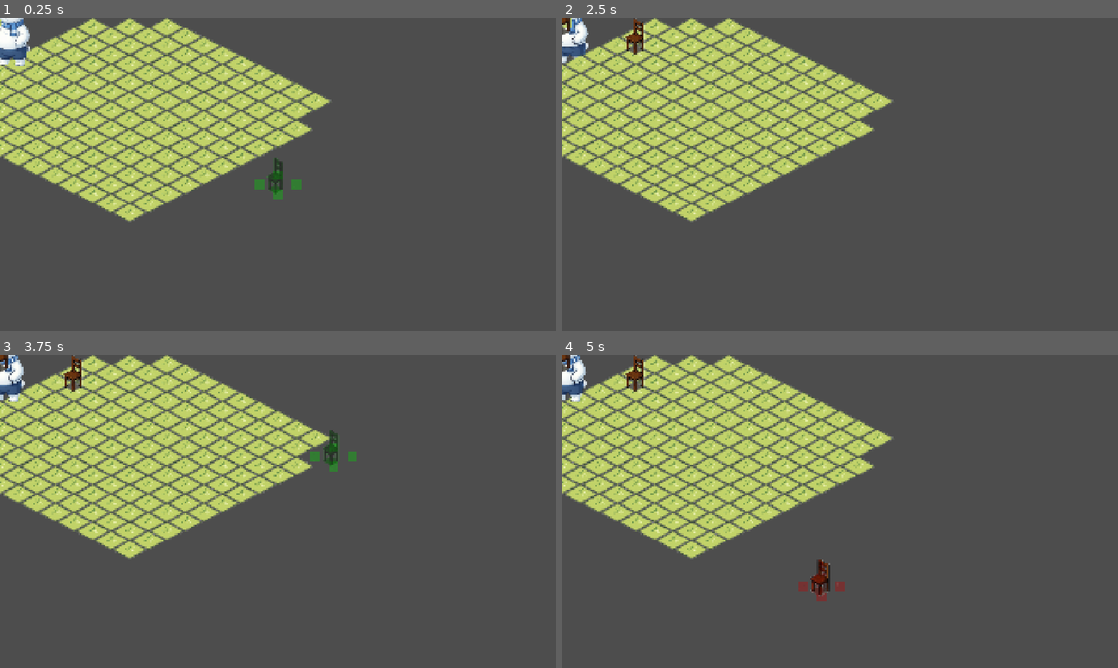
Above: before the commit, frames 1-4 (two rows, left to right).
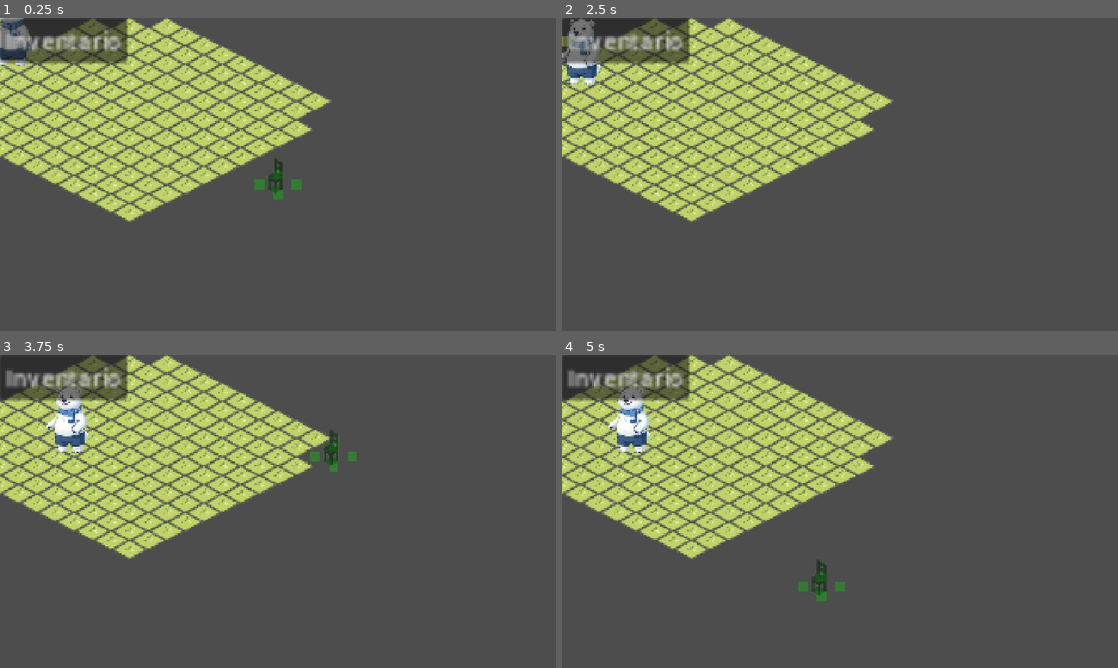
Above: after the commit, the same moments.

Repository: FernandoBATY/Polarv
Game: Godot game, scene res://scenes/world/game.tscn
Same seed, same stepped clock (60 frames per second), same inputs: the game is played once before the commit and once after it.
Inputs (mouse positions are in pixels of both pictures, inside the frame that each line leads up to):
- Up to frame 1 (0.25 s): no input
- Up to frame 2 (2.5 s): click (623, 39) at 0.5 s, where only the run after the commit has a clickable "Inventario"; click (567, 24) at 1.25 s, where only the run after the commit has a clickable "Chair"; tap Enter at 2 s; move the mouse to (962, 158) at 2.02 s; hold D from 2.03 s (still down); tap I at 2.1 s; click (962, 158) at 2.17 s
- Up to frame 3 (3.75 s): move the mouse to (166, 527) at 2.77 s; release D at 2.78 s; tap R at 2.85 s; move the mouse to (333, 442) at 3.52 s; hold D from 3.53 s (still down); tap M at 3.6 s
- Up to frame 4 (5 s): keep holding D; tap Space at 4.25 s; move the mouse to (812, 574) at 4.27 s; tap Delete at 4.35 s; click (812, 574) at 4.42 s

The runs differ from the first frame. In frame 1, 3.2% of the frame differs, in the area x 0-23%, y 0-15%; in frame 2, 3.4%; in frame 3, 4.0%; in frame 4, 4.4%, in the area x 0-51%, y 0-79%.

Commit message:
inventario en visual

Diff:
--- a/scenes/ui/InventoryUI.tscn
+++ b/scenes/ui/InventoryUI.tscn
@@ -4,6 +4,11 @@
 
 [node name="InventoryUI" type="CanvasLayer" unique_id=614879984]
 script = ExtResource("1_p0ay3")
+
+[node name="OpenButton" type="Button" parent="." unique_id=1012248820]
+offset_right = 8.0
+offset_bottom = 8.0
+text = "Inventario"
 
 [node name="Panel" type="Panel" parent="." unique_id=1292488090]
 offset_right = 40.0
--- a/scripts/ui/InventoryUI.gd
+++ b/scripts/ui/InventoryUI.gd
@@ -5,6 +5,7 @@
 const FurnitureDatabase = preload("res://scripts/FurnitureDatabase.gd")
 const FURNITURE_SLOT_SCENE: PackedScene = preload("res://scenes/ui/FurnitureSlot.tscn")
 
+@onready var open_button: Button = $OpenButton
 @onready var panel: Panel = $Panel
 @onready var grid_container: GridContainer = $Panel/ScrollContainer/GridContainer
 
@@ -12,6 +13,9 @@
 func _ready() -> void:
 	panel.visible = false
 	build_inventory()
+
+	if not open_button.pressed.is_connected(toggle):
+		open_button.pressed.connect(toggle)
 
 
 func build_inventory() -> void:
